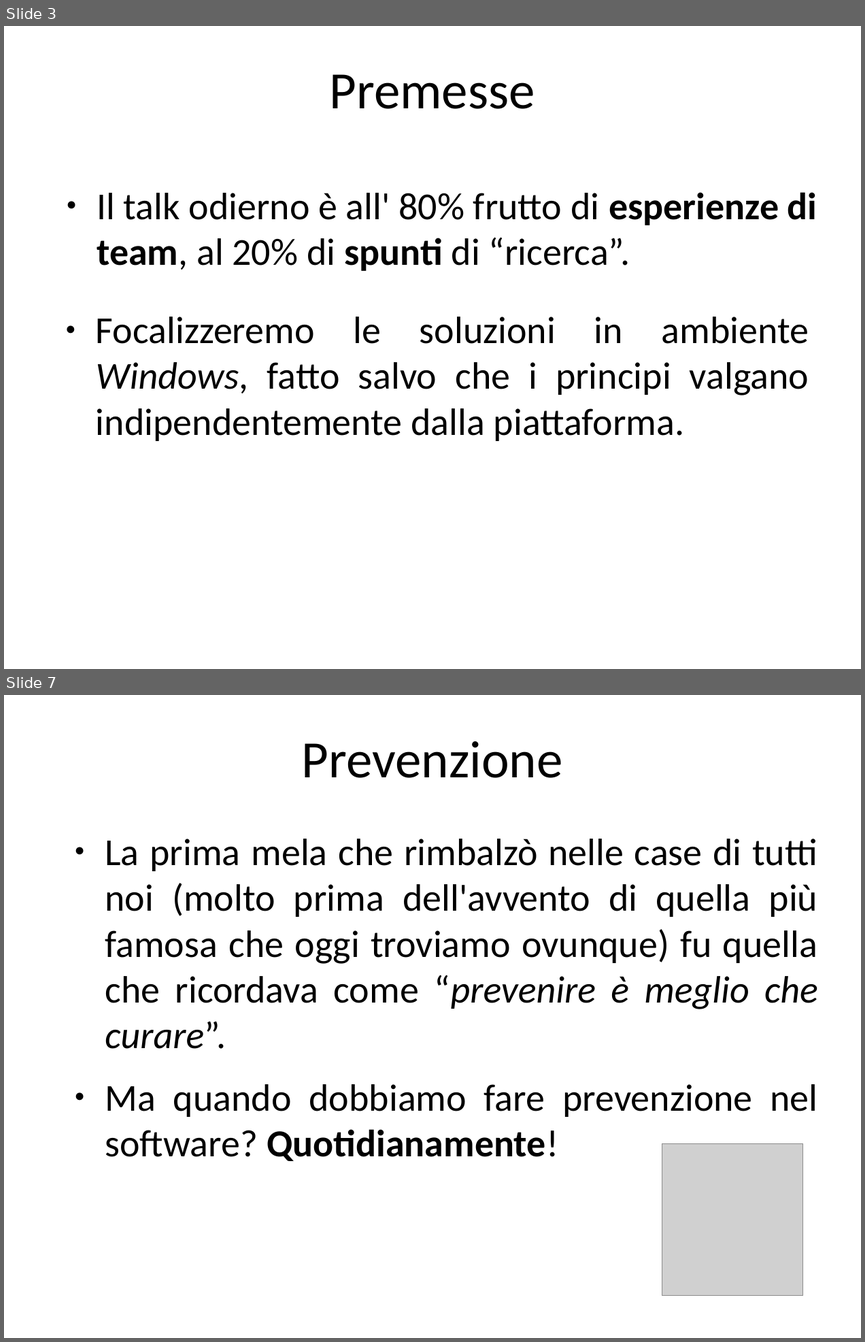
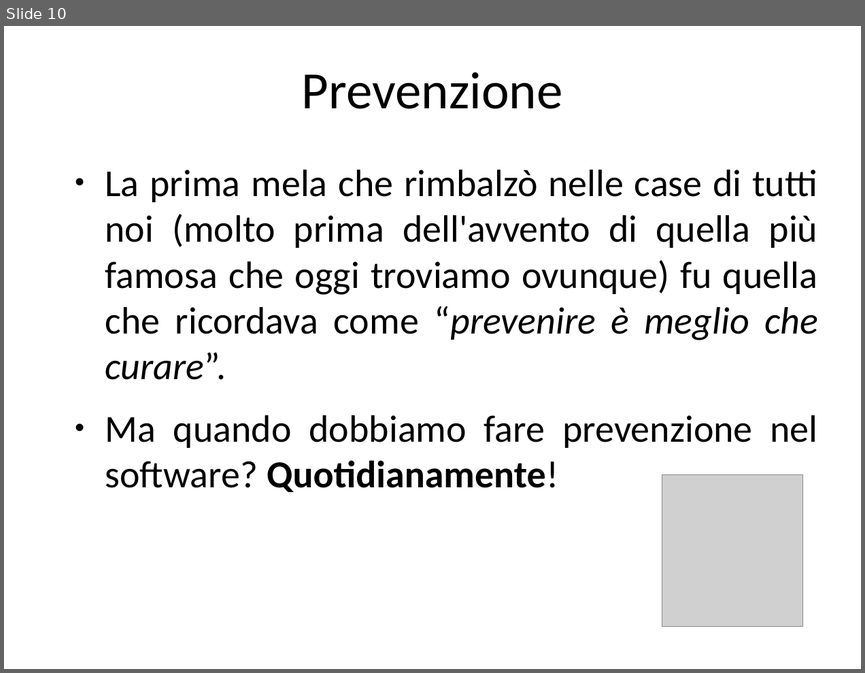
Before and after one commit to guidop/CDays14, a slide deck: CDays14.odp. Shown one above the other, each under a label of ours: slides 3 and 7 before the commit, slide 10 after it; the slides between them are not shown. The pictures are 865x1342 and 865x673 pixels, drawn with LibreOffice and Linux fonts; fonts in the diff are those of the drawing; grey boxes stand for pictures. Boxes give left, top, right and bottom in pixels: in the first picture for what was removed or moved away, otherwise in the second. Text is boxed around its words. In the diff, an @@ line names an element or a change of style, - is before the commit and + after.

```diff
--- a/CDays14.odp
+++ b/CDays14.odp
@@ slide 3 removed at [4, 26, 861, 669], background #FFFFFF @@
@@ title removed at [330, 74, 535, 109] @@
-Premesse
@@ text removed at [96, 192, 817, 271] @@
-● Il talk odierno è all' 80% frutto di esperienze di team, al 20% di spunti di “ricerca”.
@@ text removed at [96, 316, 809, 441] @@
-● Focalizzeremo le soluzioni in ambiente Windows, fatto salvo che i principi valgano indipendentemente dalla piattaforma.
@@ what was slide 7 is now slide 10 @@
```
Also in this commit, not shown: 9 slides added, 5 other slides removed, 10 other files.
